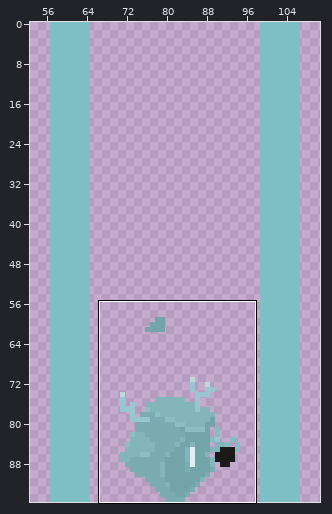
Pixel-art file, stored at Assets/8. ExternalAssets/Penusbmic/12 DARK/Ancient Guardian/Guardian.aseprite. Above: a wide view before the commit, with the close-up outlined.
Close-up. Earlier state:
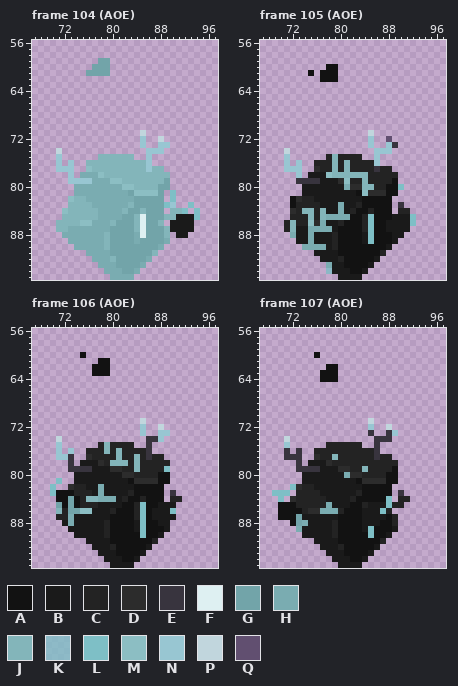
192x96 pixels, 153 frames. Colours within 5 levels of each other are drawn and written as one. Shown: frame 104 (AOE): x 67..97, y 56..95; frame 105 (AOE): x 67..97, y 56..95; frame 106 (AOE): x 67..97, y 56..95; frame 107 (AOE): x 67..97, y 56..95. The wide view leaves out empty margins. The commit also changed other frames or places, which this record leaves out.
Visible layers, top first: "Layer 6", "Laser" opacity 76% addition, "Laser_Light", "Layer 3", "Stone 2 Copy", "Stone 1", "Dude", "Little Stone", "Baby dude".
Palette (. is transparent): A #121212  B #1a1a1a  C #232323  D #2c2c2c  E #38343e  F #def0f2  G #72a4a9  H #7aacb1  J #83b5ba  K #7ebfc6c3  L #7ebfc6  M #8cbec3  N #98c6d2  P #c1d6dd  Q #614f70
Pixels before, frame 104 (AOE), first column x 71:
59 .......GG...............
60 ......GGG...............
61 .....GGGG...............
62 ........................
63 ........................
64 ........................
65 ........................
66 ........................
67 ........................
68 ........................
69 ........................
70 ........................
71 ..............P.........
72 ..............N..P......
73 ..............N..NN.....
74 P..............NNN......
75 N......JJJJJJ..N........
76 N.N..JJJJJJJJJJN........
77 NNN..MJJJJJJJJJNJJ......
78 ..N.HHHMJJJJJJJJJJJ.....
79 ..NNNNHHHMMJJJJJJJG.....
80 ...HHHHHHHHMMJJJJGG.....
81 ...HHHHHHHHHGMMMMG.L....
82 ..MJJHHHHHHHHGGGGG.L....
83 ..JJJJHHHHHHJGGGGGLN..L.
84 .MJJJJJHHHHJGGJGGG.JJL.L
85 .JJJJJJHHHHGGJFGGGJJBBBL
86 JJJJMMHHHJGGGJFGGJ.BBBB.
87 JJHHHHHHHGGGGJFGGGJBBBB.
88 .HHHHHHHJGGGGHFGGGJ.BB..
89 ..HHHHHHJGGGGHGGGGH.....
90 ...HHHHHJGGGGGGGGH......
91 .....HHHHGGGGGGGJ.......
92 ......HHHJGGGGGH........
93 .......HHHGGGGH.........
94 ........HHHGGH..........
95 .........HHHH...........
Pixels before, frame 105 (AOE), first column x 71:
60 .......AA.............
61 ....A.AAA.............
62 ......AAA.............
63 ......................
64 ......................
65 ......................
66 ......................
67 ......................
68 ......................
69 ......................
70 ......................
71 ..............P.......
72 ..............N..Q....
73 ..............N..NE...
74 P..............NNN....
75 N......CJCCCC..N......
76 N.N..CCCJCJCCCCN......
77 NNN..DCCJCJCCCCECC....
78 ..N.BBBMJJJJJJCCCCC...
79 ..EEEEBBBDMCCJCCCCA...
80 ...BBBBBBBHDDJJCCAAL..
81 ...BBBBBBBBBAMDDDAA...
82 .ADCCBBBBBBBBAAAAA....
83 .ACCCCBBBHBBCAAAAA.E..
84 .DCJJCJBBHBCAACAAA.CC.
85 .CCCJCJHHHHAACLAAABBBL
86 CJCCMDHBBCAAACLAABBBBL
87 CJBBHHHHBAAAACLAABBBB.
88 .HBBHBBBCAAAABLAAABB..
89 ..BBHBBBCAAAABLAAAB...
90 ...HHHHBCAAAAAAAAB....
91 .....BBBBAAAAAAAC.....
92 ......BBBCAAAAAB......
93 .......HBBAAAAB.......
94 .......KBBBAAB........
95 .........BBBB.........
Pixels before, frame 106 (AOE), first column x 70:
60 .....A................
61 ........AA............
62 .......AAA............
63 .......AAA............
64 ......................
65 ......................
66 ......................
67 ......................
68 ......................
69 ......................
70 ......................
71 ...............P......
72 ...............N..P...
73 ...............N..NN..
74 .P..............EEN...
75 .N......CJCCCC..E.....
76 .N.N..CCCJCJCCCCE.....
77 .NNE..DCCCCJCCJCECC...
78 ...E.BBBDCJJJCJCCCCC..
79 ...EEEEBBBDDCCJCCCCL..
80 ....BBBBBBBBDDCCCCAA..
81 .L..BBBBBBBBBADDDDAA..
82 L..DCCBBHBBBBBAAAAA...
83 LAAACCCBHBBBBCAAAAA.E.
84 .AAGACJJHHHBCAACAAA.CC
85 .GAGACCCBBBBAACLAABBB.
86 .JCGGMMBBBCAAACLABBBL.
87 .CCHBBBBBBAAAACLABBBB.
88 ..BHBBBBBCAAAABLAABB..
89 ...BBBBBBCAAAABLAAAB..
90 ....BBBBBCAAAAALAAB...
91 ......BBBBAAAAAAAC....
92 .......BBBCAAAAAB.....
93 ........BBBAAAAB......
94 .........BBBAAB.......
95 ..........BBBB........
Pixels before, frame 107 (AOE), first column x 69:
60 .......A...............
61 .......................
62 .........AA............
63 ........AAA............
64 ........AAA............
65 .......................
66 .......................
67 .......................
68 .......................
69 .......................
70 .......................
71 ................P......
72 ................N..P...
73 ................E..EN..
74 ..P..............EEE...
75 ..N......CCCCCC..E.....
76 ..E.E..CCCCCCCCCCE.....
77 ..EEE..DCCJCCCCCCECC...
78 ....E.BBBDCCCCCCCCCCC..
79 ....EEEEBBBDDCCJCCCCA..
80 .....BBBBBBBHDDCCCCAA..
81 .....BBBBBBBBBADDDDAA..
82 ...LDCCBBBBBBBBAAAAA...
83 LLL.CCCCBBBBBBCAAAAA.E.
84 .L.DCCCCCBBBBCAAAAAL.CC
85 .AAACCCCCHBBBAACBBBLCC.
86 .AAAACDDHHHCAAABBBLC...
87 .AAAGBBBBBBAAAABBBBAC..
88 ...AGHBBBBCAAAABBBAAC..
89 ....HBBBBBCAAAABLAAAB..
90 .....BBBBBCAAAAALAAB...
91 .......BBBBAAAAAAAC....
92 ........BBBCAAAAAB.....
93 .........BBBAAAAB......
94 ..........BBBAAB.......
95 ...........BBBB........
The result:
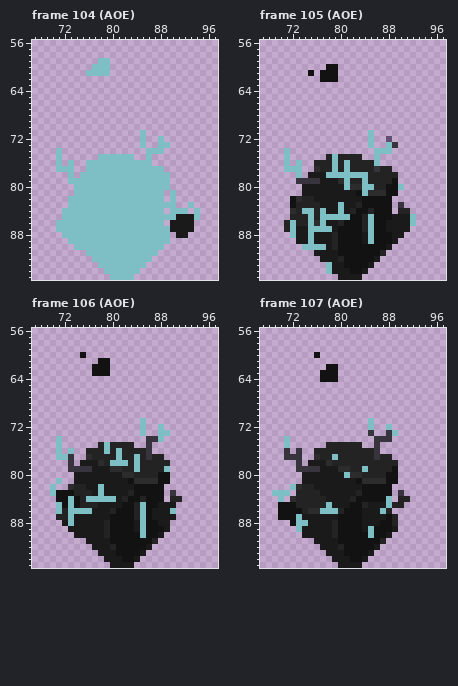
Difference:
layer "AttackSignal" added
Changed rows in their new state; - is an unchanged pixel.
Frame 104 (AOE), layer "AttackSignal":
first column x 76:
59 --LL
60 -LLL
61 LLLL
first column x 71:
71 --------------L------
72 --------------L--L---
73 --------------L--LL--
74 L--------------LLL---
75 L------LLLLLL--L-----
76 L-L--LLLLLLLLLLL-----
77 LLL--LLLLLLLLLLLLL---
78 --L-LLLLLLLLLLLLLLL--
79 --LLLLLLLLLLLLLLLLL--
80 ---LLLLLLLLLLLLLLLL--
81 ---LLLLLLLLLLLLLLL---
82 --LLLLLLLLLLLLLLLL---
83 --LLLLLLLLLLLLLLLL-L-
84 -LLLLLLLLLLLLLLLLL-LL
85 -LLLLLLLLLLLLLLLLLLL-
86 LLLLLLLLLLLLLLLLLL---
87 LLLLLLLLLLLLLLLLLLL--
88 -LLLLLLLLLLLLLLLLLL--
89 --LLLLLLLLLLLLLLLLL--
90 ---LLLLLLLLLLLLLLL---
91 -----LLLLLLLLLLLL----
92 ------LLLLLLLLLL-----
93 -------LLLLLLLL------
94 --------LLLLLL-------
95 ---------LLLL--------
Frame 105 (AOE), layer "AttackSignal":
first column x 71:
71 --------------L---
72 --------------L---
73 --------------L--L
74 L--------------LLL
75 L-------L------L--
76 L-L-----L-L----L--
77 LLL-----L-L-------
78 --L----LLLLLLL----
79 ----------L--L----
80 ----------L--LL---
81 -------------L----
83 ---------L--------
84 ---LL-L--L--------
85 ----L-LLLLL-------
86 -L--L-L-----------
87 -L--LLLL----------
88 -L--L-------------
89 ----L-------------
90 ---LLLL-----------
93 -------L----------
94 -------L----------
Frame 106 (AOE), layer "AttackSignal":
first column x 71:
71 --------------L----
72 --------------L--L-
73 --------------L--LL
74 L----------------L-
75 L-------L----------
76 L-L-----L-L--------
77 LL--------L--L-----
78 ---------LLL-L-----
79 -------------L-----
82 -------L-----------
83 -------L-----------
84 --L--LLLLL---------
85 L-L----------------
86 L-LLLL-------------
87 --L----------------
88 --L----------------
Frame 107 (AOE), layer "AttackSignal":
first column x 71:
71 --------------L----
72 --------------L--L-
73 ------------------L
74 L------------------
75 L------------------
77 --------L----------
79 -------------L-----
80 ----------L--------
first column x 73:
85 -----L-
86 ----LLL
87 L------
88 LL-----
89 L------
Changed places in both close-ups, as pixel boxes (x1, y1, x2, y2):
changed: (86, 58, 110, 76)
changed: (56, 130, 182, 280)
changed: (284, 130, 392, 274)
changed: (140, 418, 170, 442)
changed: (56, 436, 140, 526)
changed: (368, 418, 398, 436)
changed: (284, 436, 290, 448)
changed: (296, 454, 368, 532)
